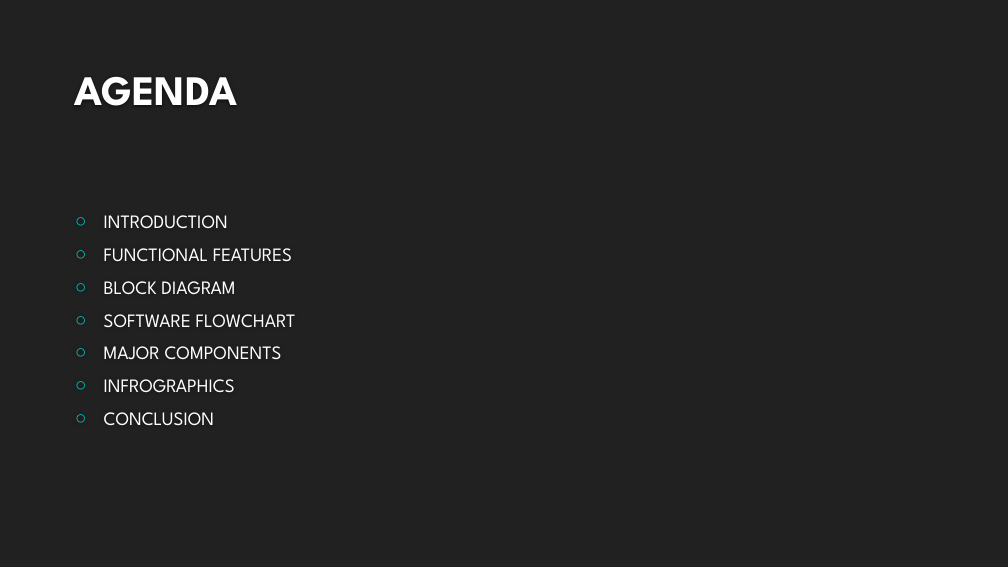
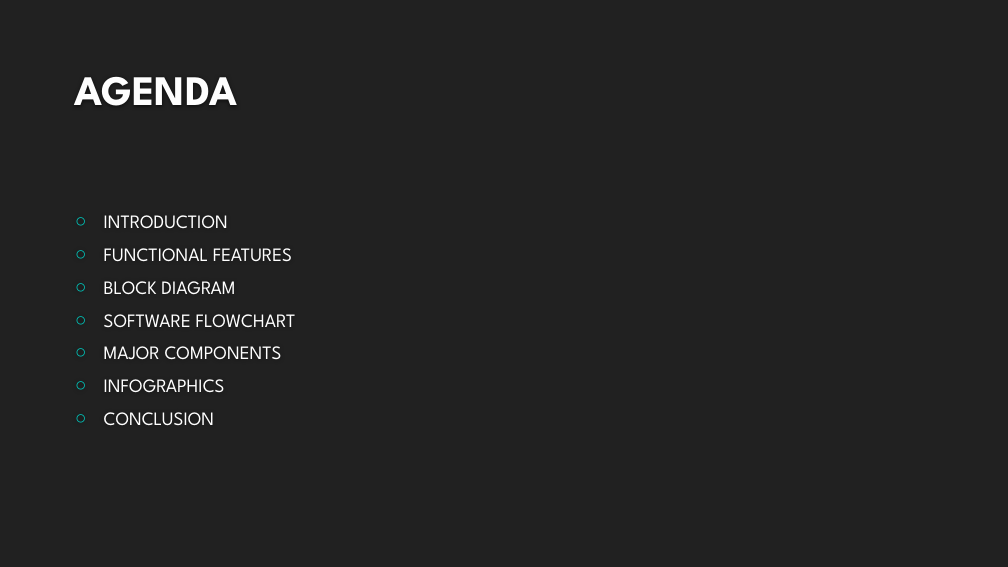
Before and after one commit to pziajski/ZRecognition, a slide deck: slide 2 of Documentation/TPJ_FINAL_PPT.pptx. Drawn at 1008x567 pixels with LibreOffice and Linux fonts; fonts in the diff are those of the drawing; background and template pictures are left out. Boxes give left, top, right and bottom in pixels: in the first picture for what was removed or moved away, otherwise in the second. Text is boxed around its words. In the diff, an @@ line names an element or a change of style, - is before the commit and + after.

```diff
--- a/Documentation/TPJ_FINAL_PPT.pptx
+++ b/Documentation/TPJ_FINAL_PPT.pptx
@@ text at [104,379,225,392]: text changed @@
-○ INFROGRAPHICS
+○ INFOGRAPHICS
```
Also in this commit, not shown: 3 other slides changed, 1 other file.
